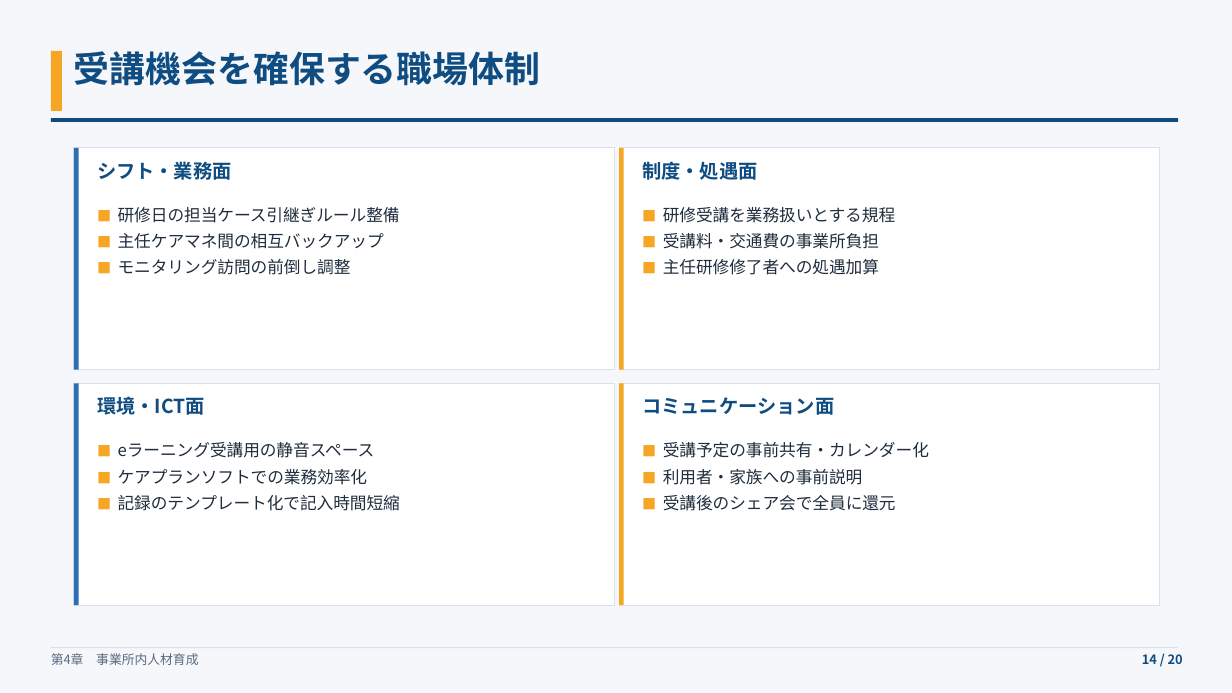
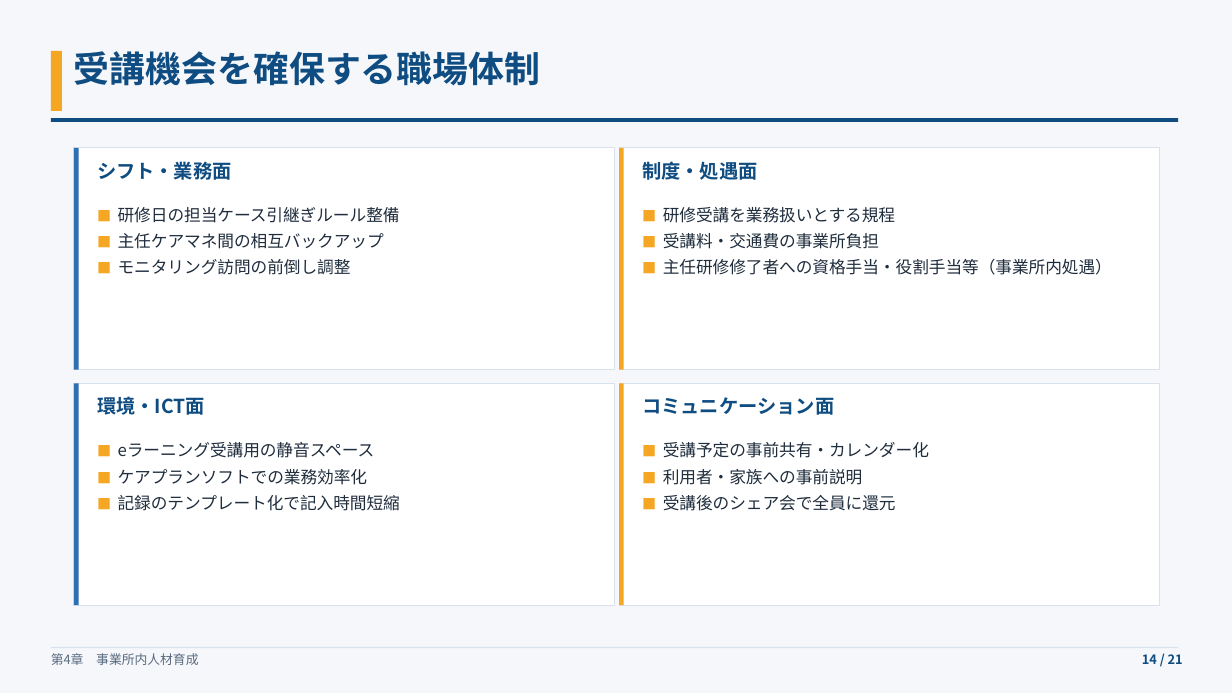
Before and after one commit to tohmichi18-stack/kaigo-ga-app, a slide deck: slide 14 of slides/法定研修制度改正への対応と主任ケアマネ更新研修の戦略.pptx. Drawn at 1232x693 pixels with LibreOffice and Linux fonts; fonts in the diff are those of the drawing. Boxes give left, top, right and bottom in pixels: in the first picture for what was removed or moved away, otherwise in the second. Text is boxed around its words. In the diff, an @@ line names an element or a change of style, - is before the commit and + after.

```diff
--- a/slides/法定研修制度改正への対応と主任ケアマネ更新研修の戦略.pptx
+++ b/slides/法定研修制度改正への対応と主任ケアマネ更新研修の戦略.pptx
@@ text at box(663, 259, 1112, 275): text changed @@
-■ 主任研修修了者への処遇加算
+■ 主任研修修了者への資格手当・役割手当等（事業所内処遇）
@@ text at box(1142, 654, 1183, 664): text changed @@
-14 / 20
+14 / 21
```
Also in this commit, not shown: 18 other slides changed, 1 slide added, 2 other files.
